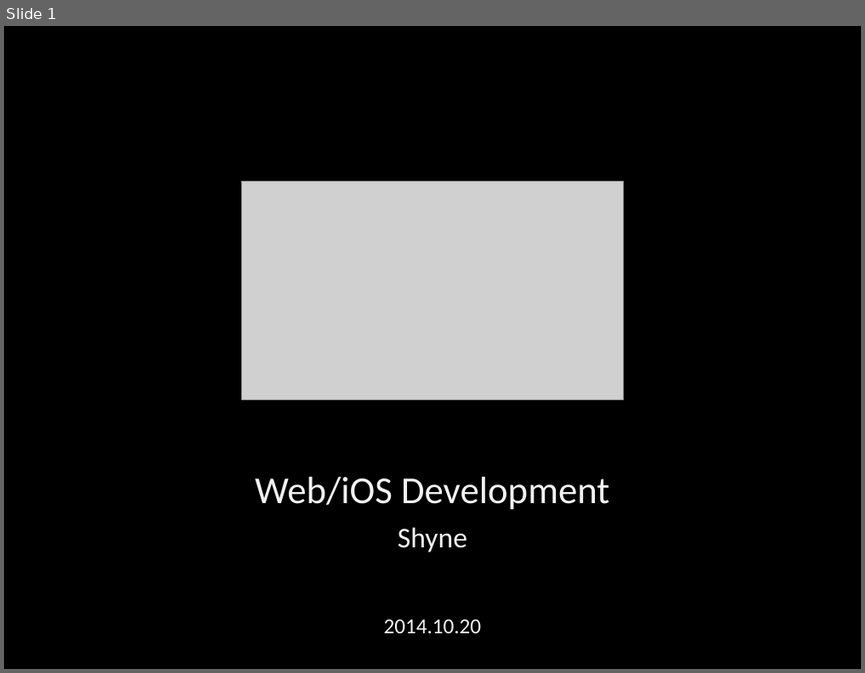
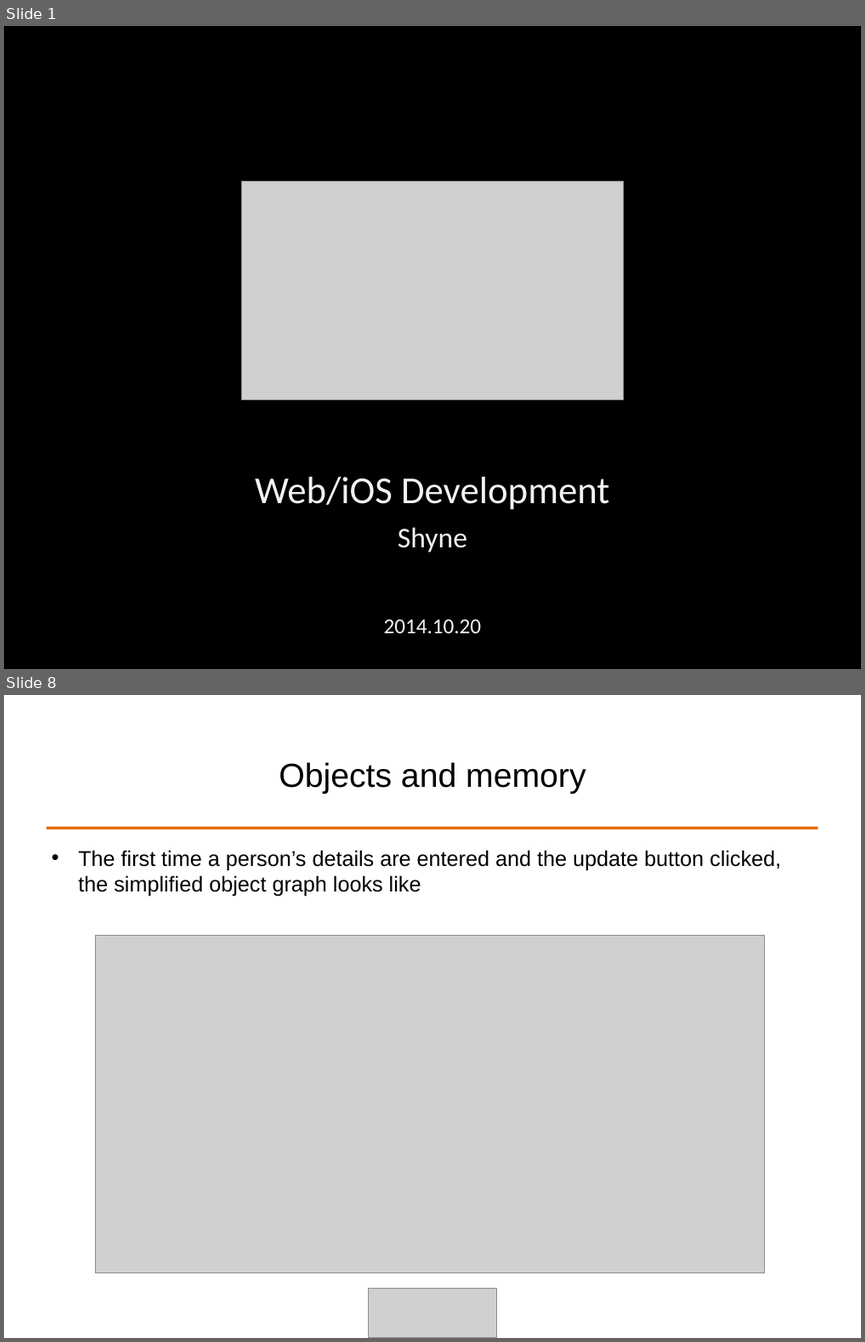
Before and after one commit to ALPHACamp/Camp-3-iOS-Dev, a slide deck: Class presentation/Week3 - Shyne/10-20-2014.ppt. Shown one above the other, each under a label of ours: slide 1 before the commit, slides 1 and 8 after it; the slides between them are not shown. The pictures are 865x673 and 865x1342 pixels, drawn with LibreOffice and Linux fonts; fonts in the diff are those of the drawing; grey boxes stand for pictures. Boxes give left, top, right and bottom in pixels: in the first picture for what was removed or moved away, otherwise in the second. Text is boxed around its words. In the diff, an @@ line names an element or a change of style, - is before the commit and + after.

```diff
--- a/Class presentation/Week3 - Shyne/10-20-2014.ppt
+++ b/Class presentation/Week3 - Shyne/10-20-2014.ppt
@@ slide 8 added at [4,695,861,1338], background #FFFFFF @@
@@ title added at [279,762,585,794], 28 pt, text #000000 @@
+Objects and memory
@@ line added from (46, 828) to (818, 828), #E46C0A 2.49 pt @@
@@ text added at [78,850,781,896], 18 pt, text #000000 @@
+• The first time a person’s details are entered and the update button clicked, the simplified object graph looks like
@@ picture added at [95,936,764,1273] @@
@@ picture added at [368,1288,497,1338] @@
```
Also in this commit, not shown: 37 other slides added, 7 slides removed, 3 other files.
